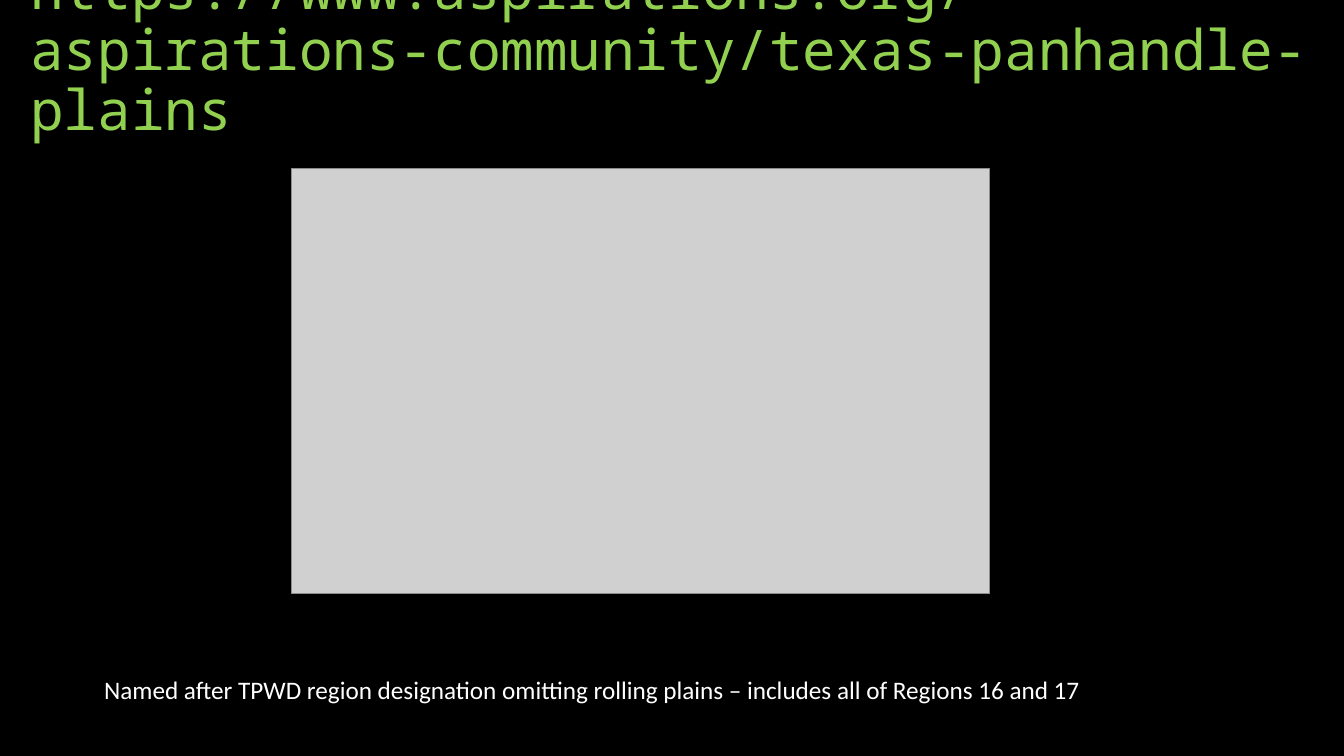
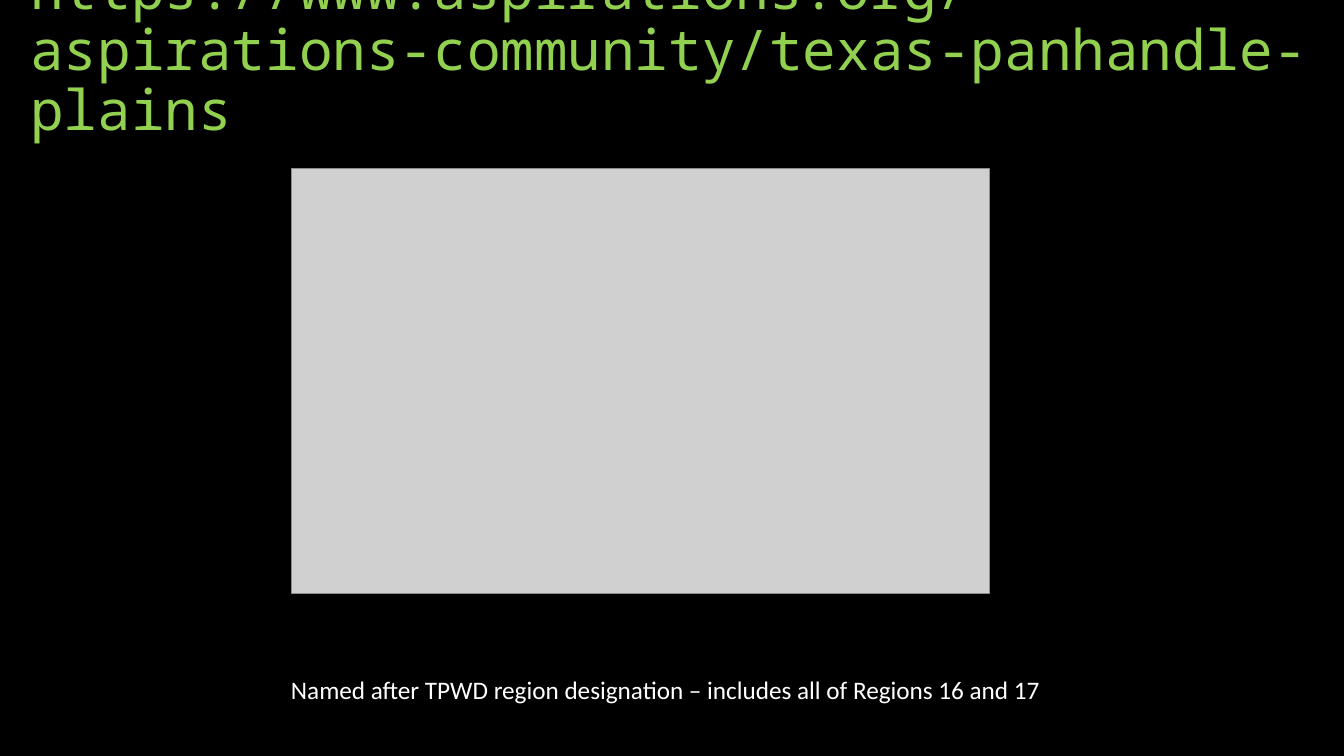
Before and after one commit to HHaiduk/thunder, a slide deck: slide 20 of STEM-Conference-AiC.pptx (slide 18 before the commit). Drawn at 1344x756 pixels with LibreOffice and Linux fonts; fonts in the diff are those of the drawing; grey boxes stand for pictures. Boxes give left, top, right and bottom in pixels: in the first picture for what was removed or moved away, otherwise in the second. Text is boxed around its words. In the diff, an @@ line names an element or a change of style, - is before the commit and + after.

Commit message:
Aspirations presentation -- final

```diff
--- a/STEM-Conference-AiC.pptx
+++ b/STEM-Conference-AiC.pptx
@@ text at (291, 681, 1040, 704): text changed @@
-Named after TPWD region designation omitting rolling plains – includes all of Regions 16 and 17
+Named after TPWD region designation – includes all of Regions 16 and 17
```
Also in this commit, not shown: 3 other slides changed, 2 slides added, 1 other file.
